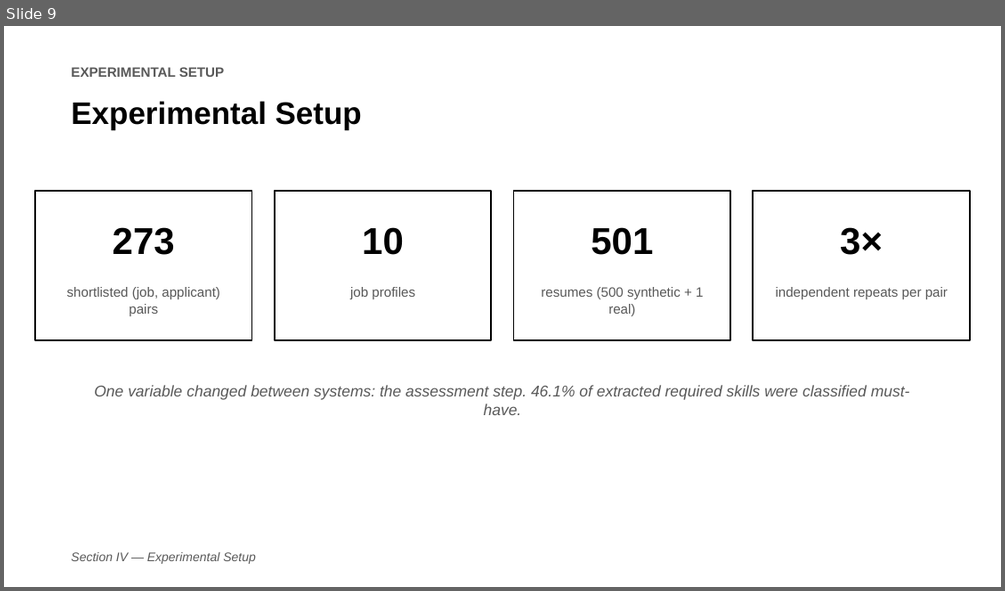
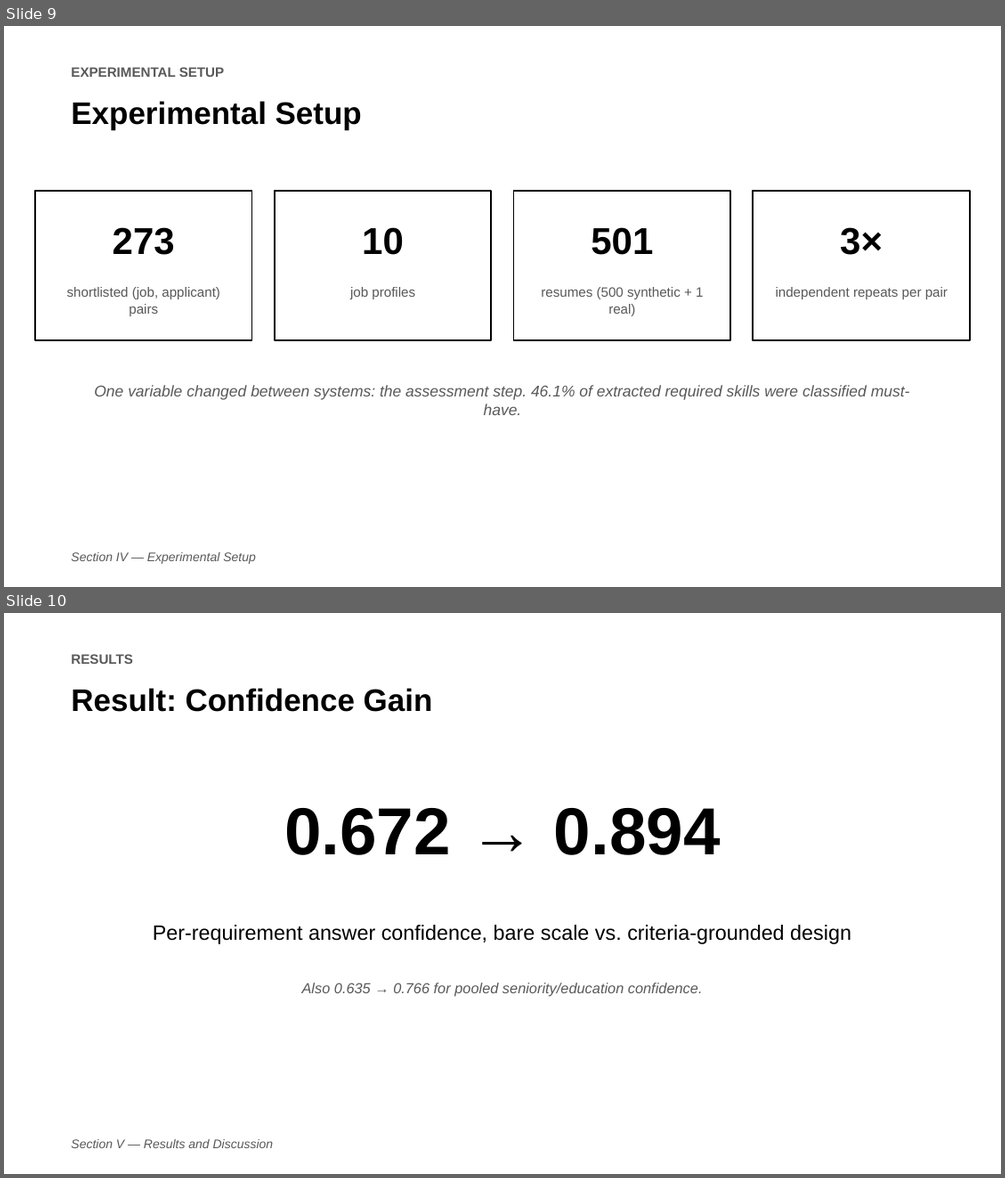
Before and after one commit to jessieangelicauni/hire-rank, a slide deck: docs/presentation/icaides2026_jev.pptx. Shown one above the other, each under a label of ours: slide 9 before the commit, slides 9 and 10 after it. The pictures are 1005x591 and 1005x1178 pixels, drawn with LibreOffice and Linux fonts; fonts in the diff are those of the drawing. Boxes give left, top, right and bottom in pixels: in the first picture for what was removed or moved away, otherwise in the second. Text is boxed around its words. In the diff, an @@ line names an element or a change of style, - is before the commit and + after.

```diff
--- a/docs/presentation/icaides2026_jev.pptx
+++ b/docs/presentation/icaides2026_jev.pptx
@@ slide 10 added at (4, 613, 1001, 1174), background #FFFFFF @@
@@ text added at (71, 654, 132, 664), 13 pt, text #595959, bold @@
+RESULTS
@@ text added at (71, 688, 433, 712), 30 pt, text #000000, bold @@
+Result: Confidence Gain
@@ text added at (284, 808, 720, 855), 64 pt, text #000000, bold @@
+0.672 → 0.894
@@ text added at (153, 925, 851, 944), 20 pt, text #000000 @@
+Per-requirement answer confidence, bare scale vs. criteria-grounded design
@@ text added at (302, 982, 703, 997), 14 pt, text #595959, italic @@
+Also 0.635 → 0.766 for pooled seniority/education confidence.
@@ text added at (71, 1139, 274, 1148), 12 pt, text #595959, italic @@
+Section V — Results and Discussion
```
Also in this commit, not shown: 2 other slides added, 1 other file.
